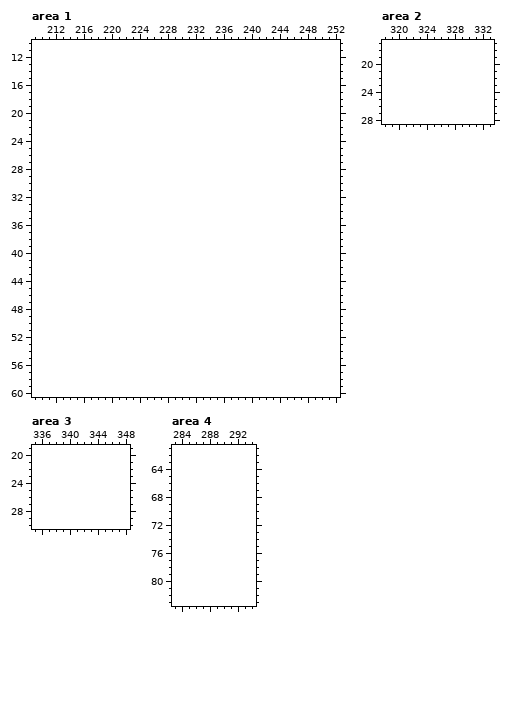
A pixel-art file gets an edit: Aesprite Files/Scientist_House_Tiles_n_Props.aseprite. The picture above is the old version.
208x208 pixels, 1 frame. Shown: area 1: x 209..252, y 10..60; area 2: x 318..333, y 17..28; area 3: x 335..348, y 19..30; area 4: x 283..294, y 61..83. The old version is drawn lined up with the new one, on the new canvas. The commit also changed other parts of the picture, which this record leaves out.
New version:
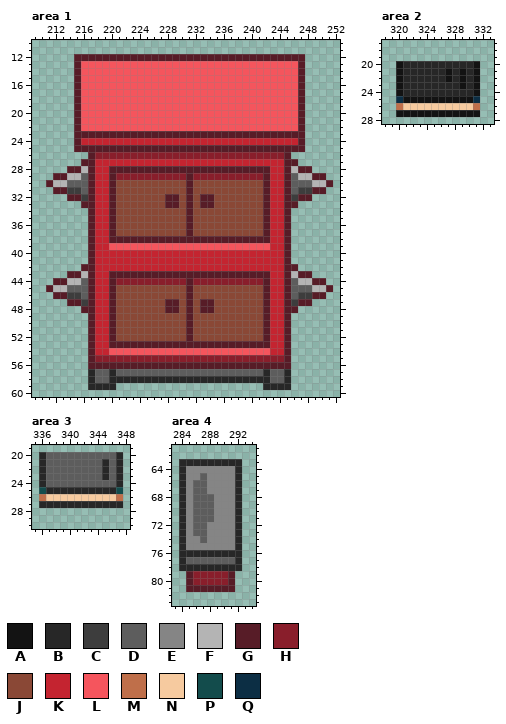
Palette (. is transparent): A #131313  B #272727  C #3d3d3d  D #5d5d5d  E #858585  F #b4b4b4  G #571c27  H #891e2b  J #8a4836  K #c42430  L #f5555d  M #bf6f4a  N #f6ca9f  P #134c4c  Q #0c2e44
The edit:
canvas 208x208 -> 400x208, the old top-left corner now at 0,-2 (the part of the old canvas that was cut away was empty and is not shown)
Area 1:
y 12: x 215..247 ................................. -> GGGGGGGGGGGGGGGGGGGGGGGGGGGGGGGGG
y 13..22: x 215..247 ................................. -> GLLLLLLLLLLLLLLLLLLLLLLLLLLLLLLLG
y 23: x 215..247 ................................. -> GGGGGGGGGGGGGGGGGGGGGGGGGGGGGGGGG
y 24: x 215..247 ................................. -> GKKKKKKKKKKKKKKKKKKKKKKKKKKKKKKKG
y 25: x 215..247 ................................. -> GGGGGGGGGGGGGGGGGGGGGGGGGGGGGGGGG
y 26: x 217..245 ............................. -> GHHHHHHHHHHHHHHHHHHHHHHHHHHHG
y 27: x 216..246 ............................... -> GGKKKKKKKKKKKKKKKKKKKKKKKKKKKGG
y 28: x 214..248 ................................... -> GGFGKKGGGGGGGGGGGGGGGGGGGGGGGKKGFGG
y 29: x 212..250 ....................................... -> GGFFDGKKGHHHHHHHHHHGHHHHHHHHHHGKKGDFFGG
y 30: x 211..251 ......................................... -> GFFDDDGKKGJJJJJJJJJJGJJJJJJJJJJGKKGDDDFFG
y 31: x 212..250 ....................................... -> GGCCDGKKGJJJJJJJJJJGJJJJJJJJJJGKKGDCCGG
y 32: x 214..248 ................................... -> GGCGKKGJJJJJJJGGJGJGGJJJJJJJGKKGCGG
y 33: x 216..246 ............................... -> GGKKGJJJJJJJGGJGJGGJJJJJJJGKKGG
y 34..37: x 217..245 ............................. -> GKKGJJJJJJJJJJGJJJJJJJJJJGKKG
y 38: x 217..245 ............................. -> GKKGGGGGGGGGGGGGGGGGGGGGGGKKG
y 39: x 217..245 ............................. -> GKKLLLLLLLLLLLLLLLLLLLLLLLKKG
y 40..41: x 217..245 ............................. -> GKKKKKKKKKKKKKKKKKKKKKKKKKKKG
y 42: x 216..246 ............................... -> GGKKKKKKKKKKKKKKKKKKKKKKKKKKKGG
y 43: x 214..248 ................................... -> GGFGKKGGGGGGGGGGGGGGGGGGGGGGGKKGFGG
y 44: x 212..250 ....................................... -> GGFFDGKKGHHHHHHHHHHGHHHHHHHHHHGKKGDFFGG
y 45: x 211..251 ......................................... -> GFFDDDGKKGJJJJJJJJJJGJJJJJJJJJJGKKGDDDFFG
y 46: x 212..250 ....................................... -> GGCCDGKKGJJJJJJJJJJGJJJJJJJJJJGKKGDCCGG
y 47: x 214..248 ................................... -> GGCGKKGJJJJJJJGGJGJGGJJJJJJJGKKGCGG
y 48: x 216..246 ............................... -> GGKKGJJJJJJJGGJGJGGJJJJJJJGKKGG
y 49..52: x 217..245 ............................. -> GKKGJJJJJJJJJJGJJJJJJJJJJGKKG
y 53: x 217..245 ............................. -> GKKGGGGGGGGGGGGGGGGGGGGGGGKKG
y 54: x 217..245 ............................. -> GKKLLLLLLLLLLLLLLLLLLLLLLLKKG
y 55: x 217..245 ............................. -> GHHHHHHHHHHHHHHHHHHHHHHHHHHHG
y 56: x 217..245 ............................. -> GGGGGGGGGGGGGGGGGGGGGGGGGGGGG
y 57: x 217..245 ............................. -> BDDBDDDDDDDDDDDDDDDDDDDDDBDDB
y 58: x 217..245 ............................. -> BDDBBBBBBBBBBBBBBBBBBBBBBBDDB
y 59: x 217..220 .... -> BBBB; x 242..245 .... -> BBBB
Area 2:
y 20: x 320..331 ............ -> ABBBBBBBBBBA
y 21..22: x 320..331 ............ -> ABBBBBBABABA
y 23: x 320..331 ............ -> ABBBBBBBBABA
y 24: x 320..331 ............ -> ABBBBBBBBBBA
y 25: x 320..331 ............ -> QAAAAAAAAAAQ
y 26: x 320..331 ............ -> MNNNNNNNNNNM
y 27: x 320..331 ............ -> AAAAAAAAAAAA
Area 3:
y 20: x 336..347 ............ -> BDDDDDDDDDDB
y 21..23: x 336..347 ............ -> BDDDDDDDDBDB
y 24: x 336..347 ............ -> BDDDDDDDDDDB
y 25: x 336..347 ............ -> PBBBBBBBBBBP
y 26: x 336..347 ............ -> MNNNNNNNNNNM
y 27: x 336..347 ............ -> BBBBBBBBBBBB
Area 4:
y 63: x 284..292 ......... -> BBBBBBBBB
y 64: x 284..292 ......... -> BEEEEEEEB
y 65: x 284..292 ......... -> BEEDEEEEB
y 66..67: x 284..292 ......... -> BEDDEEEEB
y 68..71: x 284..292 ......... -> BEDDDEEEB
y 72..73: x 284..292 ......... -> BEDDEEEEB
y 74: x 284..292 ......... -> BEEDEEEEB
y 75: x 284..292 ......... -> BEEEEEEEB
y 76: x 284..292 ......... -> BBBBBBBBB
y 77: x 284..292 ......... -> BDDDDDDDB
y 78: x 284..292 ......... -> BBBBBBBBB
y 79..80: x 285..291 ....... -> GHHHHHG
y 81: x 285..291 ....... -> GGGGGGG
